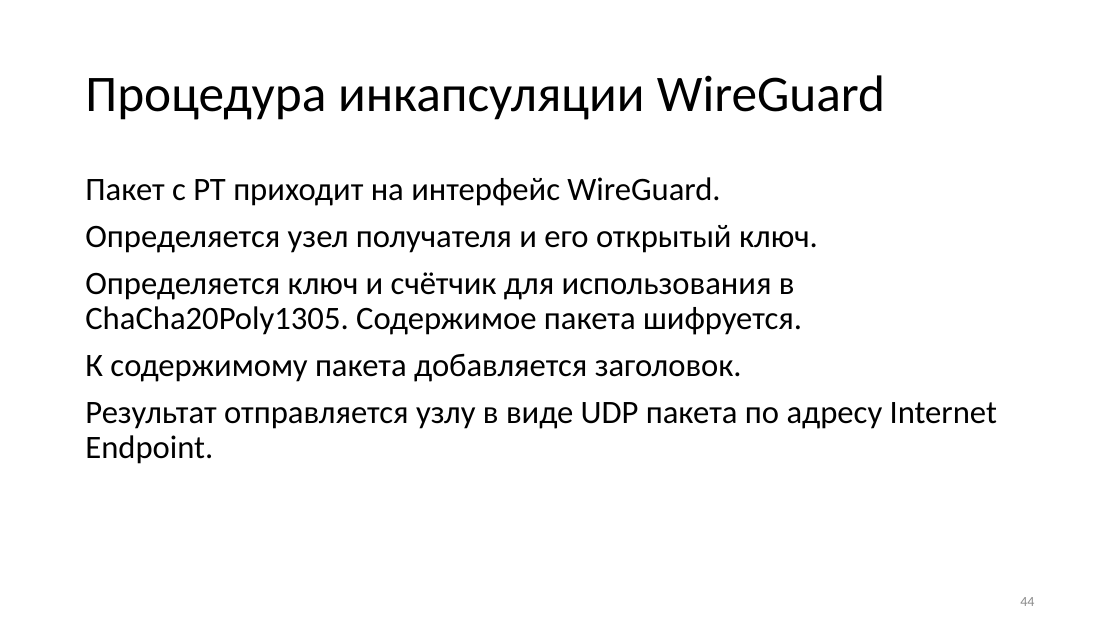
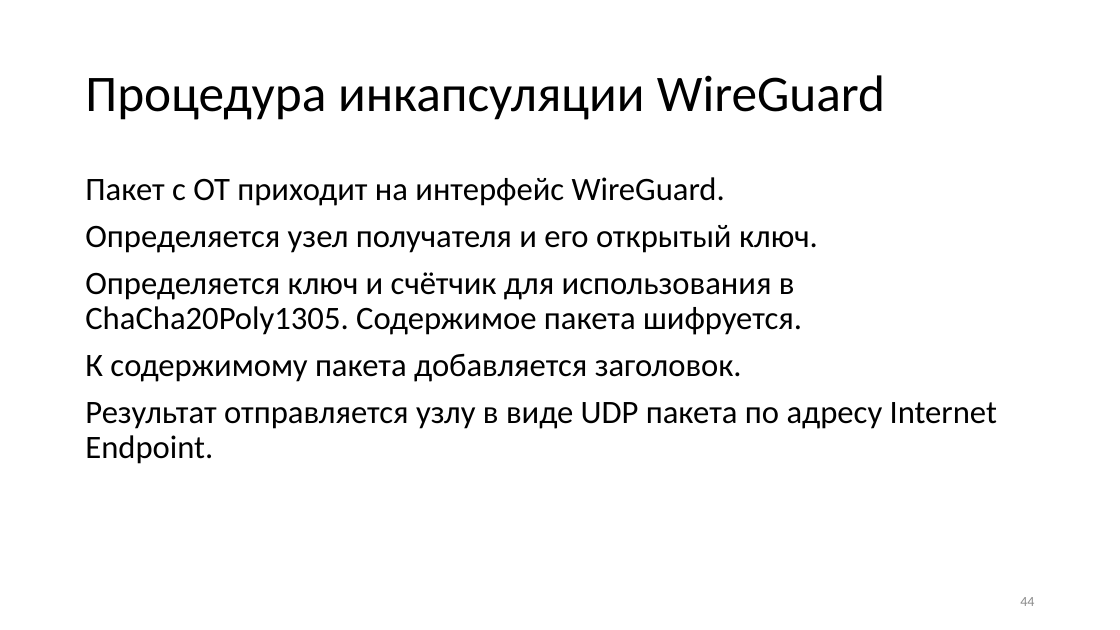
Before and after one commit to CryptoCourse/CryptoLectures, a slide deck: slide 44 of Lectures/Lecture0x2.pptx. Drawn at 1120x630 pixels with LibreOffice and Linux fonts; fonts in the diff are those of the drawing. Boxes give left, top, right and bottom in pixels: in the first picture for what was removed or moved away, otherwise in the second. Text is boxed around its words. In the diff, an @@ line names an element or a change of style, - is before the commit and + after.

```diff
--- a/Lectures/Lecture0x2.pptx
+++ b/Lectures/Lecture0x2.pptx
@@ text at (x1=85, y1=177, x2=725, y2=206): text changed @@
-Пакет с PT приходит на интерфейс WireGuard.
+Пакет с ОТ приходит на интерфейс WireGuard.
```
Also in this commit, not shown: 9 other slides changed, 3 other files.
